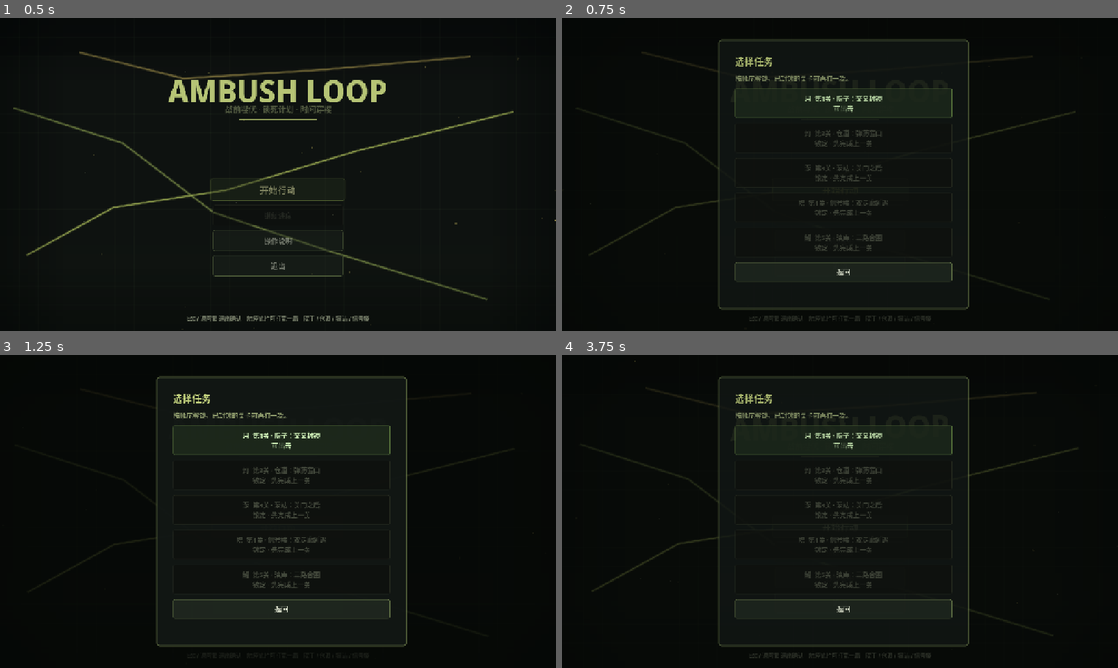
Above: before the commit, frames 1-4 (two rows, left to right).
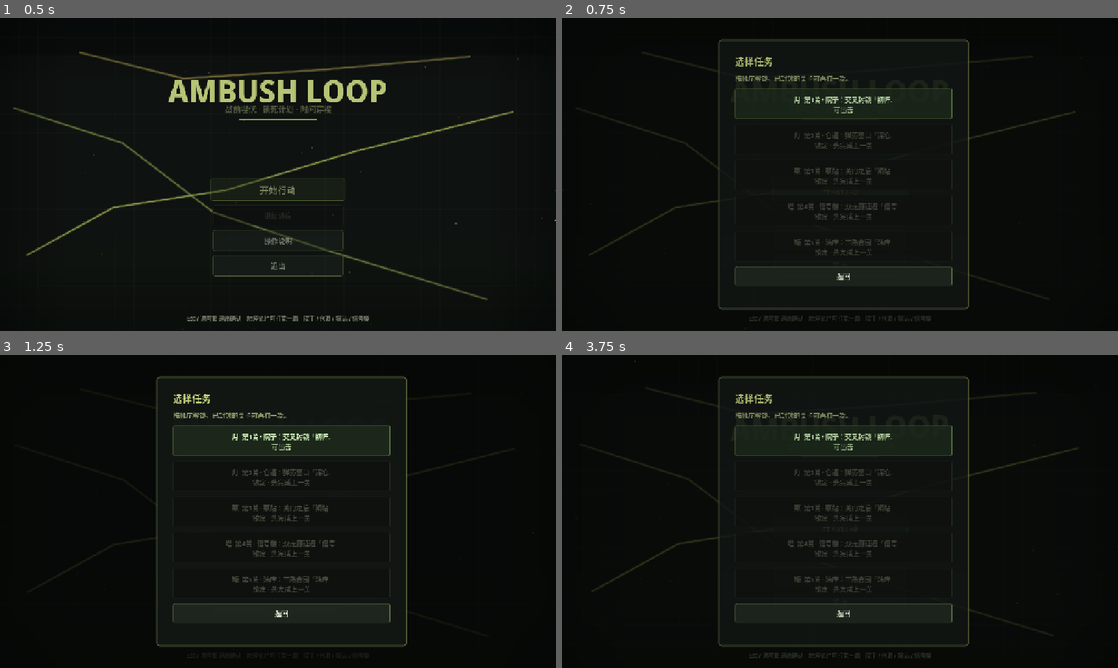
Above: after the commit, the same moments.

Repository: hailinsu-create/new
Game: Godot game, scene res://scenes/title.tscn
Same seed, same stepped clock (60 frames per second), same inputs: the game is played once before the commit and once after it.
Inputs (mouse positions are in pixels of both pictures, inside the frame that each line leads up to):
- Up to frame 1 (0.5 s): no input
- Up to frame 2 (0.75 s): click "开始行动" at 0.5 s
- Up to frame 3 (1.25 s): no input
- Up to frame 4 (3.75 s): click "开始行动" at 1.25 s; click "操作说明" at 2 s; click (845, 439) at 2.75 s, where only the run before the commit has a clickable "月 第1关 · 院子：交叉封锁 可出击"; click "返回" at 3.5 s

Frame 1 is identical in both runs. In frame 2, 1.8% of the frame differs, in the area x 31-71%, y 24-86%; in frame 3, 2.1%; in frame 4, 1.8%.

Commit message:
Add mission signature colors, silhouettes, and mood beds.
Co-authored-by: hailinsu-create <hailinsu-create@users.noreply.github.com>

Diff:
--- a/ambush_loop/scripts/fx/ambush_zone_fx.gd
+++ b/ambush_loop/scripts/fx/ambush_zone_fx.gd
@@ -6,17 +6,19 @@
 var zone: Rect2 = Rect2()
 var _t: float = 0.0
 var _tag: Label = null
+var _tint: Color = Color(0.95, 0.86, 0.28)
 
 
-func setup(r: Rect2, tag_text: String = "伏击区") -> void:
+func setup(r: Rect2, tag_text: String = "伏击区", tint: Color = Color(0.95, 0.86, 0.28)) -> void:
 	zone = r
+	_tint = tint
 	z_index = 1
 	if _tag == null or not is_instance_valid(_tag):
 		_tag = Label.new()
 		_tag.name = "Tag"
 		_tag.add_theme_font_size_override("font_size", 13)
 		_tag.add_theme_font_override("font", NightOps.ui_font_bold())
-		_tag.add_theme_color_override("font_color", Color(0.98, 0.88, 0.35, 0.88))
+		_tag.add_theme_color_override("font_color", Color(_tint.r, _tint.g, _tint.b, 0.90))
 		_tag.add_theme_color_override("font_shadow_color", Color(0.02, 0.02, 0.02, 0.9))
 		_tag.add_theme_constant_override("shadow_offset_x", 1)
 		_tag.add_theme_constant_override("shadow_offset_y", 1)
@@ -25,6 +27,10 @@
 	_tag.text = tag_text if tag_text != "" else "伏击区"
 	_tag.position = r.position + Vector2(8, 4)
 	queue_redraw()
+
+
+func signature_tint() -> Color:
+	return _tint
 
 
 func _process(delta: float) -> void:
@@ -37,8 +43,8 @@
 		return
 	var wave := 0.5 + 0.5 * sin(_t * 2.35)
 	var fill_a := 0.045 + 0.035 * wave
-	draw_rect(zone, Color(0.92, 0.82, 0.22, fill_a))
-	var edge := Color(0.95, 0.86, 0.28, 0.28 + 0.22 * wave)
+	draw_rect(zone, Color(_tint.r, _tint.g, _tint.b, fill_a))
+	var edge := Color(_tint.r, _tint.g, _tint.b, 0.28 + 0.22 * wave)
 	var grown := zone.grow(1.2 * sin(_t * 2.35))
 	_dashed_rect(grown, edge, 1.6, 11.0, 6.0)
 
--- a/ambush_loop/scripts/level/level_def.gd
+++ b/ambush_loop/scripts/level/level_def.gd
@@ -76,6 +76,20 @@
 			return Color(0.62, 0.74, 0.32) # olive
 
 
+static func mood_tag(id: String) -> String:
+	match str(id):
+		"warehouse":
+			return "深仓"
+		"pump":
+			return "闸站"
+		"railcut":
+			return "信号"
+		"depot":
+			return "油库"
+		_:
+			return "初阵"
+
+
 static func make_yard() -> LevelDef:
 	var l := LevelDef.new()
 	l.level_id = "yard"
--- a/ambush_loop/scripts/main.gd
+++ b/ambush_loop/scripts/main.gd
@@ -1234,6 +1234,8 @@
 		return
 	if sfx.has_method("play_mission_ambient"):
 		sfx.play_mission_ambient(level.level_id)
+	if sfx.has_method("play_mission_mood"):
+		sfx.play_mission_mood(level.level_id)
 
 
 func _build_route_world() -> void:
@@ -1479,7 +1481,8 @@
 	var zone_tag := "伏击区"
 	if level.beat_kind == "ambush_zone" and level.beat_text != "":
 		zone_tag = level.beat_text
-	fx.setup(level.ambush_zone, zone_tag)
+	var tint := LevelDef.signature_color(level.atmosphere_id if level.atmosphere_id != "" else level.level_id)
+	fx.setup(level.ambush_zone, zone_tag, tint)
 	$World.add_child(fx)
 	ambush_zone_poly = fx
 
--- a/ambush_loop/scripts/map_draw.gd
+++ b/ambush_loop/scripts/map_draw.gd
@@ -51,6 +51,10 @@
 	_cache_vp = null
 	_cache_layer = null
 	_cache_sig = ""
+
+
+func signature_tint() -> Color:
+	return LevelDef.signature_color(_atmo())
 
 
 func uses_static_cache() -> bool:
@@ -451,12 +455,16 @@
 	# Live overlay only — never baked into the static cache.
 	var cx := erect.get_center()
 	var breathe := 0.5 + 0.5 * sin(_glow_t * 2.15)
+	var sig := signature_tint()
 	var rings := 3 if _is_power_saving() else 6
 	for i in rings:
 		var r := 16.0 + float(rings - 1 - i) * 11.0 + breathe * 3.0
 		var a := (0.035 + float(i) * 0.040) * (0.82 + 0.28 * breathe)
-		draw_circle(cx, r, Color(0.72, 0.92, 0.28, a))
-	draw_circle(cx, 22.0 + breathe * 2.0, Color(0.95, 0.78, 0.22, 0.08 + 0.05 * breathe))
+		draw_circle(cx, r, Color(sig.r, sig.g, sig.b, a))
+	draw_circle(cx, 22.0 + breathe * 2.0, Color(sig.r, sig.g, sig.b, 0.08 + 0.05 * breathe))
+	# Signature rim — mission identity on the mouth, independent of the fail flash.
+	draw_rect(erect.grow(5.0), Color(sig.r, sig.g, sig.b, 0.16 + 0.08 * breathe), false, 3.4)
+	draw_rect(erect.grow(2.0), Color(sig.r, sig.g, sig.b, 0.55 + 0.20 * breathe), false, 2.0)
 	if escape_flash:
 		var pulse := 0.34 + 0.40 * (0.5 + 0.5 * sin(_flash_t * 9.0))
 		var wash := 42.0 + 18.0 * pulse
@@ -480,8 +488,8 @@
 			2.4, true
 		)
 	else:
-		draw_rect(erect, Color(0.42, 0.72, 0.16, 0.22 + 0.10 * breathe))
-		draw_rect(erect, Color(0.92, 0.88, 0.32, 0.70 + 0.18 * breathe), false, 2.2)
+		draw_rect(erect, Color(sig.r, sig.g, sig.b, 0.20 + 0.10 * breathe))
+		draw_rect(erect, Color(sig.r, sig.g, sig.b, 0.78 + 0.16 * breathe), false, 2.4)
 
 
 func _draw_floor_accent_stripe(c: CanvasItem) -> void:
@@ -515,6 +523,7 @@
 			_landmark_depot(c)
 		_:
 			_landmark_yard(c)
+	_draw_signature_silhouette(c)
 
 
 func _cell_rect(x: int, y: int, w: int = 1, h: int = 1) -> Rect2:
@@ -667,6 +676,131 @@
 		c.draw_line(Vector2(8.2 * t, ly), Vector2(8.55 * t, ly + 14.0), Color(0.42, 0.48, 0.40, 0.22), 1.0)
 
 
+func _draw_signature_silhouette(c: CanvasItem) -> void:
+	## One large cached identity prop per mission. Overlay polygons only.
+	match _atmo():
+		"warehouse":
+			_silhouette_warehouse_roof(c)
+		"pump":
+			_silhouette_pump_chimney(c)
+		"railcut":
+			_silhouette_railcut_tower(c)
+		"depot":
+			_silhouette_depot_tanks(c)
+		_:
+			_silhouette_yard_tree(c)
+
+
+func _silhouette_yard_tree(c: CanvasItem) -> void:
+	# yard tree — west garden, off the spine (x=13) and bike wreck.
+	var t := AmbushGrid.TILE
+	var base := Vector2(5.4 * t, 15.6 * t)
+	c.draw_colored_polygon(
+		PackedVector2Array([
+			Vector2(base.x - 6, base.y + 8),
+			Vector2(base.x + 6, base.y + 8),
+			Vector2(base.x + 4, base.y - 18),
+			Vector2(base.x - 4, base.y - 18),
+		]),
+		Color(0.10, 0.08, 0.05, 0.70)
+	)
+	c.draw_colored_polygon(
+		PackedVector2Array([
+			Vector2(base.x, base.y - 78),
+			Vector2(base.x + 36, base.y - 18),
+			Vector2(base.x + 18, base.y - 14),
+			Vector2(base.x, base.y - 22),
+			Vector2(base.x - 18, base.y - 14),
+			Vector2(base.x - 36, base.y - 18),
+		]),
+		Color(0.12, 0.18, 0.10, 0.62)
+	)
+	c.draw_colored_polygon(
+		PackedVector2Array([
+			Vector2(base.x - 4, base.y - 70),
+			Vector2(base.x + 22, base.y - 32),
+			Vector2(base.x - 20, base.y - 28),
+		]),
+		Color(0.16, 0.24, 0.12, 0.40)
+	)
+
+
+func _silhouette_warehouse_roof(c: CanvasItem) -> void:
+	# warehouse roof peak — mid shelf island, already blocked.
+	var t := AmbushGrid.TILE
+	var origin := Vector2(19.2 * t, 9.2 * t)
+	c.draw_colored_polygon(
+		PackedVector2Array([
+			Vector2(origin.x, origin.y - 52),
+			Vector2(origin.x + 92, origin.y + 18),
+			Vector2(origin.x + 84, origin.y + 28),
+			Vector2(origin.x, origin.y - 8),
+			Vector2(origin.x - 84, origin.y + 28),
+			Vector2(origin.x - 92, origin.y + 18),
+		]),
+		Color(0.18, 0.12, 0.06, 0.55)
+	)
+	c.draw_colored_polygon(
+		PackedVector2Array([
+			Vector2(origin.x, origin.y - 52),
+			Vector2(origin.x + 92, origin.y + 18),
+			Vector2(origin.x, origin.y - 8),
+		]),
+		Color(0.42, 0.28, 0.10, 0.28)
+	)
+
+
+func _silhouette_pump_chimney(c: CanvasItem) -> void:
+	# pump chimney — east machinery face, blocked cells.
+	var t := AmbushGrid.TILE
+	var x := 25.35 * t
+	var y := 10.2 * t
+	c.draw_rect(Rect2(x, y - 88, 18.0, 96.0), Color(0.10, 0.18, 0.16, 0.72))
+	c.draw_rect(Rect2(x + 3, y - 88, 5.0, 96.0), Color(0.22, 0.40, 0.34, 0.28))
+	c.draw_rect(Rect2(x - 6, y - 98, 30.0, 12.0), Color(0.12, 0.22, 0.18, 0.80))
+	c.draw_circle(Vector2(x + 9, y - 104), 8.0, Color(0.16, 0.28, 0.24, 0.55))
+	c.draw_colored_polygon(
+		PackedVector2Array([
+			Vector2(x - 4, y - 110),
+			Vector2(x + 22, y - 110),
+			Vector2(x + 16, y - 128),
+			Vector2(x + 2, y - 128),
+		]),
+		Color(0.14, 0.22, 0.20, 0.45)
+	)
+
+
+func _silhouette_railcut_tower(c: CanvasItem) -> void:
+	# railcut tower block — core wall mass behind the signal lamp.
+	var t := AmbushGrid.TILE
+	var p := Vector2(21.5 * t, 10.6 * t)
+	c.draw_colored_polygon(
+		PackedVector2Array([
+			Vector2(p.x - 28, p.y + 18),
+			Vector2(p.x + 28, p.y + 18),
+			Vector2(p.x + 22, p.y - 70),
+			Vector2(p.x - 22, p.y - 70),
+		]),
+		Color(0.12, 0.12, 0.10, 0.78)
+	)
+	c.draw_rect(Rect2(p.x - 34, p.y - 82, 68.0, 14.0), Color(0.18, 0.16, 0.12, 0.82))
+	c.draw_rect(Rect2(p.x - 8, p.y - 118, 16.0, 36.0), Color(0.14, 0.14, 0.12, 0.75))
+	c.draw_rect(Rect2(p.x - 18, p.y - 126, 36.0, 10.0), Color(0.22, 0.18, 0.12, 0.80))
+
+
+func _silhouette_depot_tanks(c: CanvasItem) -> void:
+	# depot tank farm — extra tanks on the blocked island, west of existing pair.
+	var t := AmbushGrid.TILE
+	var a := Vector2(16.6 * t, 11.4 * t)
+	var b := Vector2(23.8 * t, 11.8 * t)
+	c.draw_circle(a, 34.0, Color(0.16, 0.08, 0.04, 0.70))
+	c.draw_circle(a, 26.0, Color(0.32, 0.14, 0.06, 0.42))
+	c.draw_rect(Rect2(a.x - 7, a.y - 42, 14.0, 18.0), Color(0.14, 0.08, 0.04, 0.8))
+	c.draw_circle(b, 26.0, Color(0.18, 0.08, 0.04, 0.65))
+	c.draw_circle(b, 18.0, Color(0.36, 0.16, 0.06, 0.38))
+	c.draw_rect(Rect2(17.4 * t, 13.6 * t, 7.2 * t, 8.0), Color(0.22, 0.10, 0.04, 0.45))
+
+
 func _frac(n: int) -> float:
 	var s := sin(float(n) * 12.9898) * 43758.5453
 	return s - floor(s)
--- a/ambush_loop/scripts/sfx/audio_director.gd
+++ b/ambush_loop/scripts/sfx/audio_director.gd
@@ -10,6 +10,9 @@
 var _watch_bed: bool = false
 ## Home-button / APPLICATION_FOCUS_OUT: stop bed + SFX without touching user mute.
 var _background_paused: bool = false
+var _mood: AudioStreamPlayer
+var _mood_id: String = ""
+var _want_mood: bool = false
 
 
 func _ready() -> void:
@@ -57,8 +60,11 @@
 		_stop_active_sfx()
 		if _music != null and is_instance_valid(_music) and _music.playing:
 			_music.stop()
+		if _mood != null and is_instance_valid(_mood) and _mood.playing:
+			_mood.stop()
 		return
 	_apply_music_mute()
+	_apply_mood_mute()
 
 
 func play(cue: String) -> void:
@@ -82,6 +88,7 @@
 func set_muted(on: bool) -> void:
 	super.set_muted(on)
 	_apply_music_mute()
+	_apply_mood_mute()
 
 
 func set_watch_bed(on: bool) -> void:
@@ -90,6 +97,7 @@
 		return
 	_watch_bed = on
 	_apply_music_gain()
+	_apply_mood_params()
 
 
 func _apply_music_gain() -> void:
@@ -104,6 +112,7 @@
 		set_muted(bool(gs.muted))
 	_apply_music_gain()
 	_apply_music_mute()
+	_apply_mood_mute()
 
 
 func _can_play_audio() -> bool:
@@ -128,7 +137,12 @@
 	if _music != null and is_instance_valid(_music):
 		_music.stop()
 		_music.stream = null
+	if _mood != null and is_instance_valid(_mood):
+		_mood.stop()
+		_mood.stream = null
 	_music_stream = null
+	_want_mood = false
+	_mood_id = ""
 
 
 func _ensure_buses() -> void:
@@ -154,8 +168,95 @@
 	_music.bus = "Music" if AudioServer.get_bus_index("Music") >= 0 else "Master"
 	_apply_music_gain()
 	add_child(_music)
+	_mood = AudioStreamPlayer.new()
+	_mood.name = "MoodBed"
+	_mood.stream = _music_stream
+	_mood.bus = "Music" if AudioServer.get_bus_index("Music") >= 0 else "Master"
+	_mood.volume_db = -30.0
+	add_child(_mood)
 	if _can_play_audio():
 		_music.play()
+
+
+func has_mission_mood(level_id: String) -> bool:
+	return mission_mood_pitch(level_id) > 0.0
+
+
+func mission_mood_pitch(level_id: String) -> float:
+	match str(level_id):
+		"warehouse":
+			return 0.78
+		"pump":
+			return 0.64
+		"railcut":
+			return 1.14
+		"depot":
+			return 0.55
+		"yard":
+			return 0.92
+		_:
+			return 0.0
+
+
+func mission_mood_filter_hz(level_id: String) -> float:
+	## Soft cutoff encoded as pitch-adjacent filter; used for volume shading.
+	match str(level_id):
+		"warehouse":
+			return 720.0
+		"pump":
+			return 380.0
+		"railcut":
+			return 2100.0
+		"depot":
+			return 260.0
+		_:
+			return 1400.0
+
+
+func play_mission_mood(level_id: String) -> void:
+	_mood_id = str(level_id)
+	_want_mood = has_mission_mood(_mood_id)
+	_apply_mood_params()
+	_apply_mood_mute()
+
+
+func _mood_off_for_tier() -> bool:
+	var gs = get_node_or_null("/root/GameSettings")
+	return gs != null and gs.has_method("is_power_saving") and bool(gs.is_power_saving())
+
+
+func _apply_mood_params() -> void:
+	if _mood == null or not is_instance_valid(_mood):
+		return
+	if _music_stream != null and _mood.stream != _music_stream:
+		_mood.stream = _music_stream
+	var pitch := mission_mood_pitch(_mood_id)
+	_mood.pitch_scale = pitch if pitch > 0.0 else 1.0
+	# Quiet layer; 省电 is off entirely. Filter is expressed as extra attenuation
+	# on darker missions so we reuse the same procedural WAV.
+	var hz := mission_mood_filter_hz(_mood_id)
+	var dark := clampf((1600.0 - hz) / 1600.0, 0.0, 1.0)
+	_mood.volume_db = -30.0 - dark * 8.0
+	if _watch_bed:
+		_mood.volume_db -= 4.0
+
+
+func _apply_mood_mute() -> void:
+	if _mood == null or not is_instance_valid(_mood):
+		return
+	if (
+		muted
+		or _background_paused
+		or not _want_mood
+		or not _can_play_audio()
+		or _mood_off_for_tier()
+	):
+		if _mood.playing:
+			_mood.stop()
+		return
+	_apply_mood_params()
+	if not _mood.playing:
+		_mood.play()
 
 
 func _build_bed_wav() -> AudioStreamWAV:
--- a/ambush_loop/scripts/smoke_test.gd
+++ b/ambush_loop/scripts/smoke_test.gd
@@ -540,6 +540,30 @@
 		push_error("SMOKE_NO_AMBIENT_CUE %s" % want)
 		quit(49)
 		return false
+	if not main.map_draw.has_method("signature_tint"):
+		push_error("SMOKE_NO_SIGNATURE_TINT %s" % want)
+		quit(49)
+		return false
+	var tint: Color = main.map_draw.signature_tint()
+	var want_c: Color = LevelDef.signature_color(want)
+	if absf(tint.r - want_c.r) > 0.03 or absf(tint.g - want_c.g) > 0.03 or absf(tint.b - want_c.b) > 0.03:
+		push_error("SMOKE_SIGNATURE_TINT %s got=%s want=%s" % [want, tint, want_c])
+		quit(49)
+		return false
+	if main.ambush_zone_poly != null and main.ambush_zone_poly.has_method("signature_tint"):
+		var zc: Color = main.ambush_zone_poly.signature_tint()
+		if absf(zc.r - want_c.r) > 0.03 or absf(zc.g - want_c.g) > 0.03:
+			push_error("SMOKE_ZONE_TINT %s got=%s" % [want, zc])
+			quit(49)
+			return false
+	if not audio.has_method("play_mission_mood") or not audio.has_method("has_mission_mood"):
+		push_error("SMOKE_NO_MOOD_API %s" % tag)
+		quit(49)
+		return false
+	if not bool(audio.has_mission_mood(want)):
+		push_error("SMOKE_NO_MOOD_BED %s" % want)
+		quit(49)
+		return false
 	print("SMOKE_OK_ATMO ", want)
 	return true
 
@@ -1573,6 +1597,10 @@
 		push_error("SMOKE_PROPS_NO_ACCENT")
 		quit(51)
 		return false
+	if not md.has_method("_draw_signature_silhouette"):
+		push_error("SMOKE_PROPS_NO_SILHOUETTE")
+		quit(51)
+		return false
 	var sig := str(md._cache_signature())
 	if sig.find("yard") < 0:
 		push_error("SMOKE_PROPS_SIG_LAYOUT %s" % sig)
@@ -1585,6 +1613,7 @@
 		"Warning triangle", "Valve wheels",
 		"signal mast", "Cable run", "Crossing gate",
 		"Fuel pipe", "Hazard cone", "Chain-link",
+		"yard tree", "roof peak", "pump chimney", "tower block", "tank farm",
 	]:
 		if src.find(token) < 0:
 			push_error("SMOKE_PROPS_TOKEN %s" % token)
@@ -1792,6 +1821,16 @@
 		inst.free()
 		quit(43)
 		return false
+	var mood_want := ["初阵", "深仓", "闸站", "信号", "油库"]
+	for mi in mood_want.size():
+		if mi >= inst._mission_btns.size():
+			break
+		var row_txt := str(inst._mission_btns[mi].text)
+		if row_txt.find(mood_want[mi]) < 0:
+			push_error("SMOKE_MOOD_TAG %s row=%s" % [mood_want[mi], row_txt])
+			inst.free()
+			quit(43)
+			return false
 	inst._on_mission_picked(1)
 	await process_frame
 	if inst.briefing_visible() or inst.pending_mission_id() == "warehouse":
--- a/ambush_loop/scripts/title.gd
+++ b/ambush_loop/scripts/title.gd
@@ -261,7 +261,8 @@
 		if bool(e["cleared"]):
 			badge = "首通"
 		var glyph := _mission_glyph(str(e["id"]))
-		btn.text = "%s  %s\n%s" % [glyph, str(e["title"]), badge]
+		var mood := LevelDef.mood_tag(str(e["id"]))
+		btn.text = "%s  %s  「%s」\n%s" % [glyph, str(e["title"]), mood, badge]
 		if btn.disabled:
 			btn.modulate = Color(0.62, 0.64, 0.58)
 		else:
